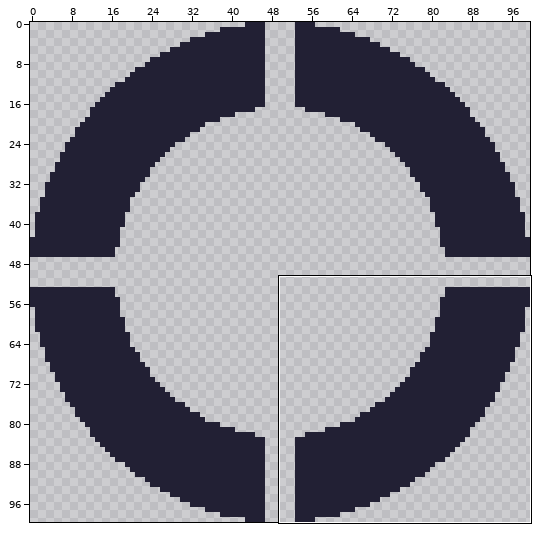
Pixel-art file, stored at assets/ball_proto.aseprite. Above, an overview of the earlier version with the close-up marked.
Close-up. Before the commit:
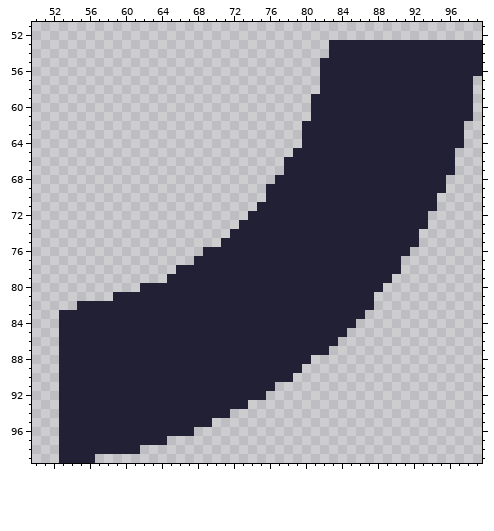
100x100 pixels, 1 frame. Shown: x 50..99, y 51..99. The commit also changed other parts of the picture, which this record leaves out.
Once edited:
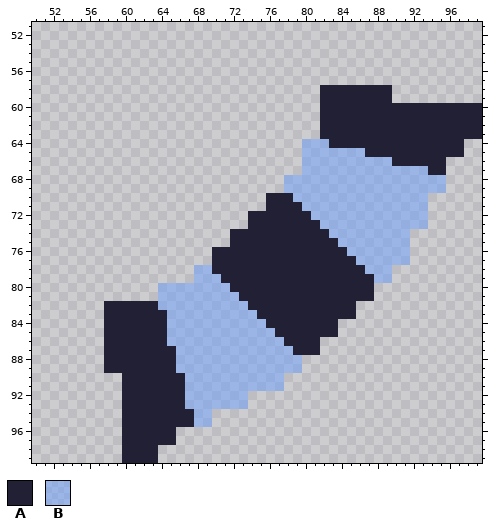
Palette (. is transparent): A #222034  B #639bff78
The exact change:
@@ x 50..99 @@
  52 ..................................................
- 53 .................................AAAAAAAAAAAAAAAAA
- 54 .................................AAAAAAAAAAAAAAAAA
- 55 ................................AAAAAAAAAAAAAAAAAA
- 56 ................................AAAAAAAAAAAAAAAAAA
- 57 ................................AAAAAAAAAAAAAAAAA.
- 58 ................................AAAAAAAAAAAAAAAAA.
- 59 ...............................AAAAAAAAAAAAAAAAAA.
- 60 ...............................AAAAAAAAAAAAAAAAAA.
- 61 ...............................AAAAAAAAAAAAAAAAAA.
- 62 ..............................AAAAAAAAAAAAAAAAAA..
- 63 ..............................AAAAAAAAAAAAAAAAAA..
- 64 ..............................AAAAAAAAAAAAAAAAAA..
- 65 .............................AAAAAAAAAAAAAAAAAA...
- 66 ............................AAAAAAAAAAAAAAAAAAA...
- 67 ............................AAAAAAAAAAAAAAAAAAA...
- 68 ...........................AAAAAAAAAAAAAAAAAAA....
- 69 ..........................AAAAAAAAAAAAAAAAAAAA....
- 70 ..........................AAAAAAAAAAAAAAAAAAA.....
- 71 .........................AAAAAAAAAAAAAAAAAAAA.....
- 72 ........................AAAAAAAAAAAAAAAAAAAA......
- 73 .......................AAAAAAAAAAAAAAAAAAAAA......
- 74 ......................AAAAAAAAAAAAAAAAAAAAA.......
- 75 .....................AAAAAAAAAAAAAAAAAAAAAA.......
- 76 ...................AAAAAAAAAAAAAAAAAAAAAAA........
- 77 ..................AAAAAAAAAAAAAAAAAAAAAAA.........
- 78 ................AAAAAAAAAAAAAAAAAAAAAAAAA.........
- 79 ...............AAAAAAAAAAAAAAAAAAAAAAAAA..........
- 80 ............AAAAAAAAAAAAAAAAAAAAAAAAAAA...........
- 81 .........AAAAAAAAAAAAAAAAAAAAAAAAAAAAA............
- 82 .....AAAAAAAAAAAAAAAAAAAAAAAAAAAAAAAAA............
- 83 ...AAAAAAAAAAAAAAAAAAAAAAAAAAAAAAAAAA.............
- 84 ...AAAAAAAAAAAAAAAAAAAAAAAAAAAAAAAAA..............
- 85 ...AAAAAAAAAAAAAAAAAAAAAAAAAAAAAAAA...............
- 86 ...AAAAAAAAAAAAAAAAAAAAAAAAAAAAAAA................
- 87 ...AAAAAAAAAAAAAAAAAAAAAAAAAAAAAA.................
- 88 ...AAAAAAAAAAAAAAAAAAAAAAAAAAAA...................
- 89 ...AAAAAAAAAAAAAAAAAAAAAAAAAAA....................
- 90 ...AAAAAAAAAAAAAAAAAAAAAAAAAA.....................
- 91 ...AAAAAAAAAAAAAAAAAAAAAAAA.......................
- 92 ...AAAAAAAAAAAAAAAAAAAAAAA........................
- 93 ...AAAAAAAAAAAAAAAAAAAAA..........................
- 94 ...AAAAAAAAAAAAAAAAAAA............................
- 95 ...AAAAAAAAAAAAAAAAA..............................
- 96 ...AAAAAAAAAAAAAAA................................
- 97 ...AAAAAAAAAAAA...................................
- 98 ...AAAAAAAAA......................................
- 99 ...AAAA...........................................
+ 53 ..................................................
+ 54 ..................................................
+ 55 ..................................................
+ 56 ..................................................
+ 57 ..................................................
+ 58 ................................AAAAAAAA..........
+ 59 ................................AAAAAAAA..........
+ 60 ................................AAAAAAAAAAAAAAAAAA
+ 61 ................................AAAAAAAAAAAAAAAAAA
+ 62 ................................AAAAAAAAAAAAAAAAAA
+ 63 ................................AAAAAAAAAAAAAAAAAA
+ 64 ..............................BBBAAAAAAAAAAAAAAA..
+ 65 ..............................BBBBBBBAAAAAAAAAAA..
+ 66 ..............................BBBBBBBBBBAAAAAA....
+ 67 ..............................BBBBBBBBBBBBBBAA....
+ 68 ............................BBBBBBBBBBBBBBBBBB....
+ 69 ............................BBBBBBBBBBBBBBBBBB....
+ 70 ..........................AAABBBBBBBBBBBBBBB......
+ 71 ..........................AAAABBBBBBBBBBBBBB......
+ 72 ........................AAAAAAABBBBBBBBBBBBB......
+ 73 ........................AAAAAAAABBBBBBBBBBBB......
+ 74 ......................AAAAAAAAAAABBBBBBBBB........
+ 75 ......................AAAAAAAAAAAABBBBBBBB........
+ 76 ....................AAAAAAAAAAAAAAABBBBBBB........
+ 77 ....................AAAAAAAAAAAAAAAABBBBBB........
+ 78 ..................BBAAAAAAAAAAAAAAAAABBB..........
+ 79 ..................BBBAAAAAAAAAAAAAAAAABB..........
+ 80 ..............BBBBBBBBAAAAAAAAAAAAAAAA............
+ 81 ..............BBBBBBBBBAAAAAAAAAAAAAAA............
+ 82 ........AAAAAABBBBBBBBBBAAAAAAAAAAAA..............
+ 83 ........AAAAAAABBBBBBBBBBAAAAAAAAAAA..............
+ 84 ........AAAAAAABBBBBBBBBBBAAAAAAAA................
+ 85 ........AAAAAAABBBBBBBBBBBBAAAAAAA................
+ 86 ........AAAAAAABBBBBBBBBBBBBAAAA..................
+ 87 ........AAAAAAAABBBBBBBBBBBBBAAA..................
+ 88 ........AAAAAAAABBBBBBBBBBBBBB....................
+ 89 ........AAAAAAAABBBBBBBBBBBBBB....................
+ 90 ..........AAAAAAABBBBBBBBBBB......................
+ 91 ..........AAAAAAABBBBBBBBBBB......................
+ 92 ..........AAAAAAABBBBBBB..........................
+ 93 ..........AAAAAAABBBBBBB..........................
+ 94 ..........AAAAAAAABB..............................
+ 95 ..........AAAAAAAABB..............................
+ 96 ..........AAAAAA..................................
+ 97 ..........AAAAAA..................................
+ 98 ..........AAAA....................................
+ 99 ..........AAAA....................................
